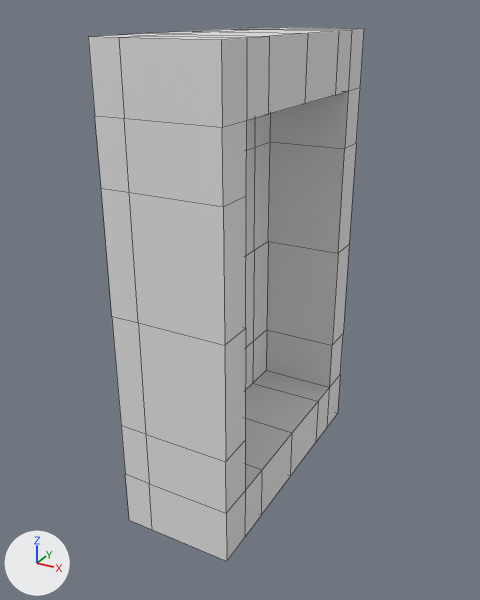
The Blender file The Interior/Assets/Blender/Closet.blend: old version first, new version second.
Camera for both pictures: a 50 mm camera at (5.2, -9.69, 8.34) aimed at (0.03, -0.3, 3.64). The lights are fixed; the arrows at lower left show +X, +Y and +Z. Mesh edges are drawn as thin lines.
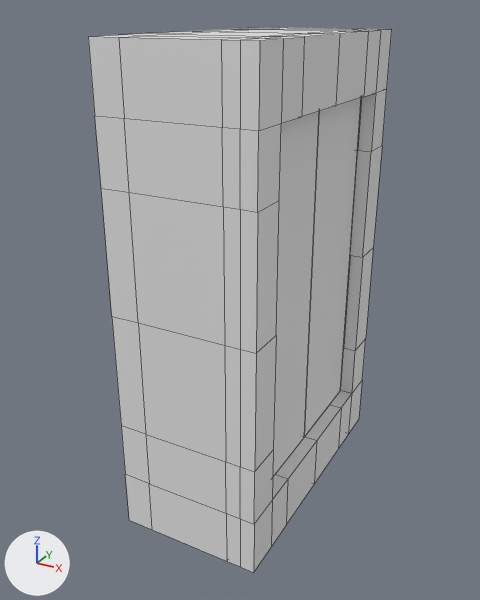
Edits to the bpy script that builds the scene:
```text
Add mat_material:
    mat_material = principled_material('Material')
    mat_material.base_color = (0.8, 0.8, 0.8)  # white #e7e7e7
Change me_cube_001:
    used by ob_cube; location = (-0.75, 0.0, 4.0); scale = (0.25, 2.5, 4.0)
    remove me_cube_001.from_pydata(...)  # 138 vertices, 136 faces; spans x -1.0..7.0, y -1.0..1.0, z -1.0..1.0
    add me_cube_001.from_pydata(...)  # 218 vertices, 219 faces; spans x -1.0..9.0, y -1.0..1.0, z -1.0..1.0
    me_cube_001 part 1
    20 faces are deleted
    40 new vertices lie (1.0, 0.0, 0.0) away from vertices in x 7.0, y -1.0..1.0, z -1.0..1.0
    40 new vertices lie (1.0, 0.0, 0.0) away from vertices in x 8.0, y -1.0..1.0, z -1.0..1.0
    103 new faces join them
    add me_cube_001.materials.append(mat_material)  # white #e7e7e7
Add me_cube_005:
    me_cube_005.from_pydata([(-0.5, -0.33, -0.75), (-0.5, -0.33, 0.75), (-0.5, 0.42, -0.75), (-0.5, 0.42, 0.75), (-0.5, -0.08, -0.75), (-0.5, -0.08, 0.75), (0.5, -0.33, -0.75), (0.5, -0.33, 0.75), (0.5, 0.42, -0.75), (0.5, 0.42, 0.75), (0.5, -0.08, -0.75), (0.5, -0.08, 0.75)], [], [(2, 3, 5, 1, 0, 4), (9, 8, 10, 6, 7, 11), (3, 2, 8, 9), (3, 9, 11, 7, 1, 5), (8, 2, 4, 0, 6), (0, 1, 7, 6)])
    me_cube_005.materials.append(mat_material)  # white #e7e7e7
Add me_cube_003:
    me_cube_003.from_pydata([(7.0, -0.75, -0.75), (7.0, -0.75, 0.75), (7.0, 0.0, -0.75), (7.0, 0.0, 0.75), (7.0, -0.5, -0.75), (7.0, -0.5, 0.75), (8.0, -0.75, -0.75), (8.0, -0.75, 0.75), (8.0, 0.0, -0.75), (8.0, 0.0, 0.75), (8.0, -0.5, -0.75), (8.0, -0.5, 0.75)], [], [(2, 3, 5, 1, 0, 4), (9, 8, 10, 6, 7, 11), (3, 2, 8, 9), (3, 9, 11, 7, 1, 5), (8, 2, 4, 0, 6), (0, 1, 7, 6)])
    me_cube_003.materials.append(mat_material)  # white #e7e7e7
Add ob_door2:
    ob_door2 = bpy.data.objects.new('Door2', me_cube_005)
    ob_door2.location = (1.12, 0.82, 4.0)
    ob_door2.scale = (0.25, 2.5, 4.0)
Add ob_door1:
    ob_door1 = bpy.data.objects.new('Door1', me_cube_003)
    ob_door1.location = (-0.75, 0.0, 4.0)
    ob_door1.scale = (0.25, 2.5, 4.0)
```

Pixel boxes (x1, y1, x2, y2) of what changed, in the pictures (480 x 600 px):
'Cube', reshaped (10% wider)
    before: (88, 27, 364, 561)
    after: (88, 27, 392, 573)
'Door2', added
    after: (304, 98, 361, 437)
'Door1', added
    after: (273, 111, 319, 476)
part 1 of me_cube_001, built on
    before: (221, 29, 364, 560)
    after: (221, 29, 392, 573)
